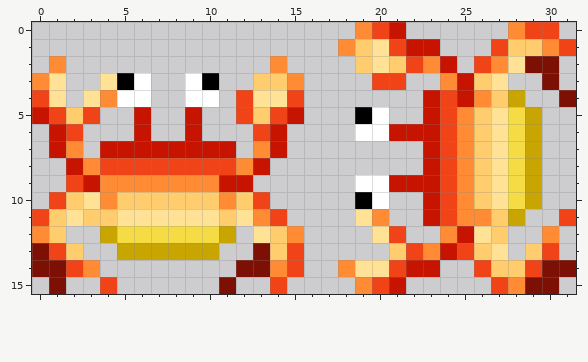
Pixel-art sprite -- enemies.png. The picture above was drawn from the file before the commit.
The file is 32x16 pixels.
The same view after the edit:
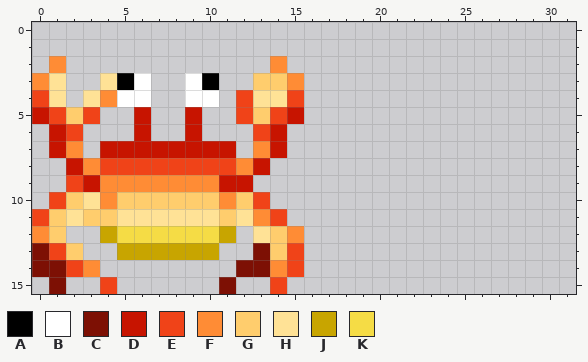
Palette (. is transparent): A #000000  B #ffffff  C #7d1004  D #c71400  E #f04318  F #ff8c35  G #ffcd6d  H #ffe296  J #c8a500  K #f5dc45
Difference:
Changed rows in their new state; - is an unchanged pixel.
first column x 18:
 0 -...------...-
 1 ......---.....
 2 -......-.....-
 3 --..--....--.-
 4 -----......--.
 5 -..--.......--
 6 -...........--
 7 -----.......--
 8 -----.......--
 9 -...........--
10 -..--.......--
11 -..--......--.
12 --..--....--.-
13 ---.......-..-
14 ......--......
15 -...-----....-
Where, in picture pixels (left, top, right, bottom), the same in both pictures:
erased: (338, 22, 576, 294)
